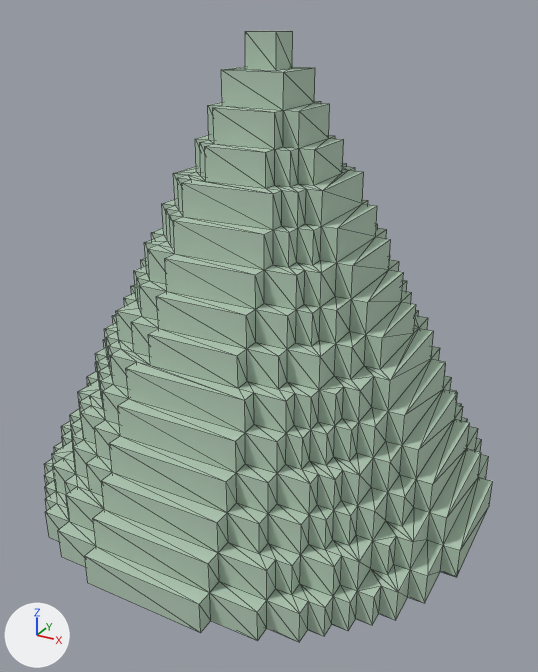
What one commit did to the OBJ model Game Dev 2/Assets/Models/Props/SnowTree/SnowTree.obj.
Rendered twice from a 50 mm lens placed at (22.1, -40.2, 40.2), pointed at (-0.1, 0.2, 20.0). Arrows for +X, +Y and +Z are at lower left; the lights stay in place. Mesh edges are drawn as thin lines. Where no turn or scale is listed for an object, it has been applied to the vertices. Vertices at the same position are counted once.

Names of what the first picture shows: 'SnowTree'.
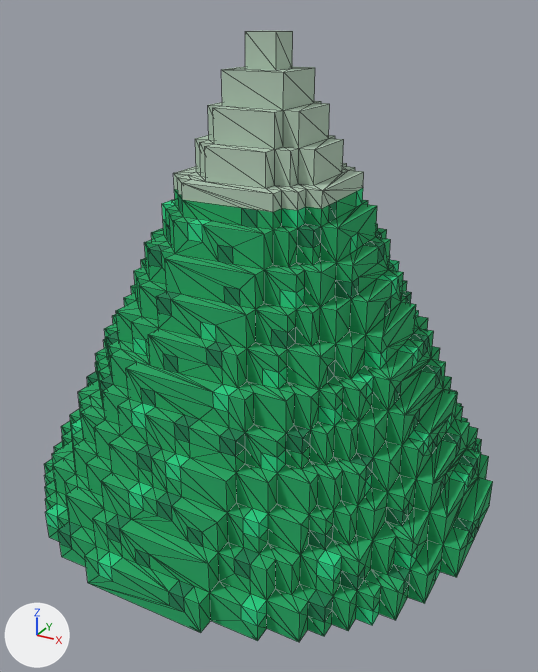
Boxes [x1, y1, x2, y2] around the edits, measured in the pictures (538 x 672 px):
part 1 of me_snowtree, added (green)
    after: [44, 163, 493, 642]
part 2 of me_snowtree, surface changed (grey to green)
    both: [71, 310, 419, 567]

The change, as a list of edits to the scene's bpy script:
```text
Change me_snowtree:
    used by ob_snowtree; location = (0.0, 0.0, 0.0)
    remove me_snowtree.from_pydata(...)  # 896 vertices, 1788 faces; spans x -15.0..15.0, y -15.0..15.0, z 0.0..39.0
    add me_snowtree.from_pydata(...)  # 1702 vertices, 3400 faces; spans x -15.0..15.0, y -15.0..15.0, z 0.0..39.0
    me_snowtree part 1: 806 vertices added at x -15.0..15.0, y -15.0..15.0, z 9.0..30.0
    me_snowtree part 2: 11 kept faces spanning x -12.0..13.0, y -11.0..13.0, z 9.0..21.0 get new texture (UV) coordinates
```
